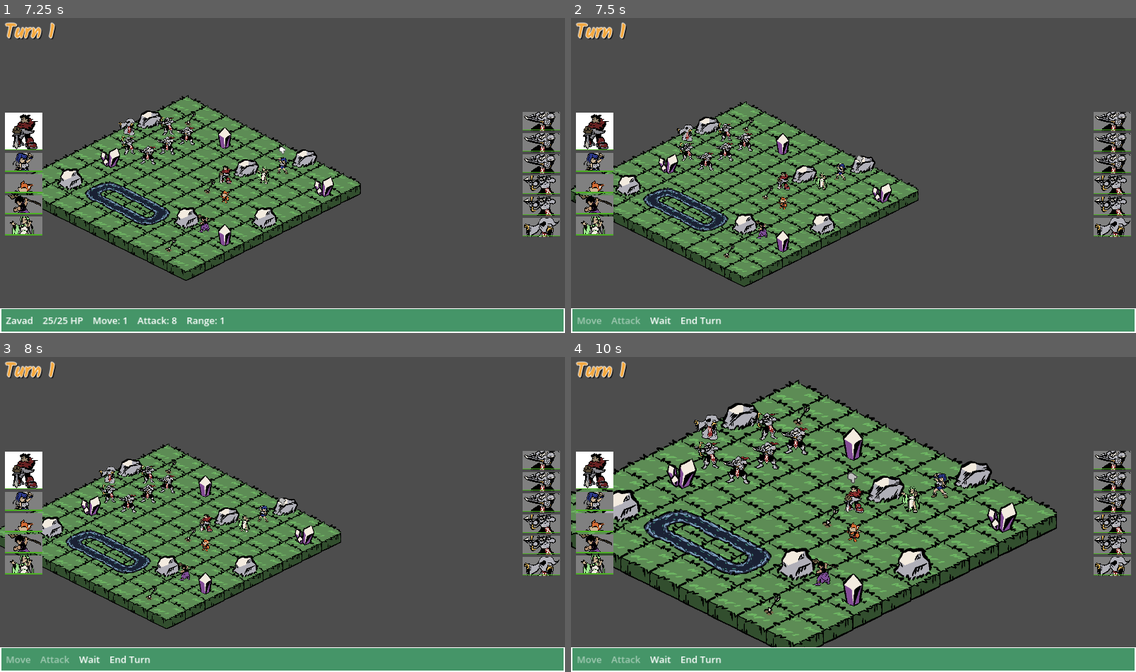
Above: before the commit, frames 1-4 (two rows, left to right).
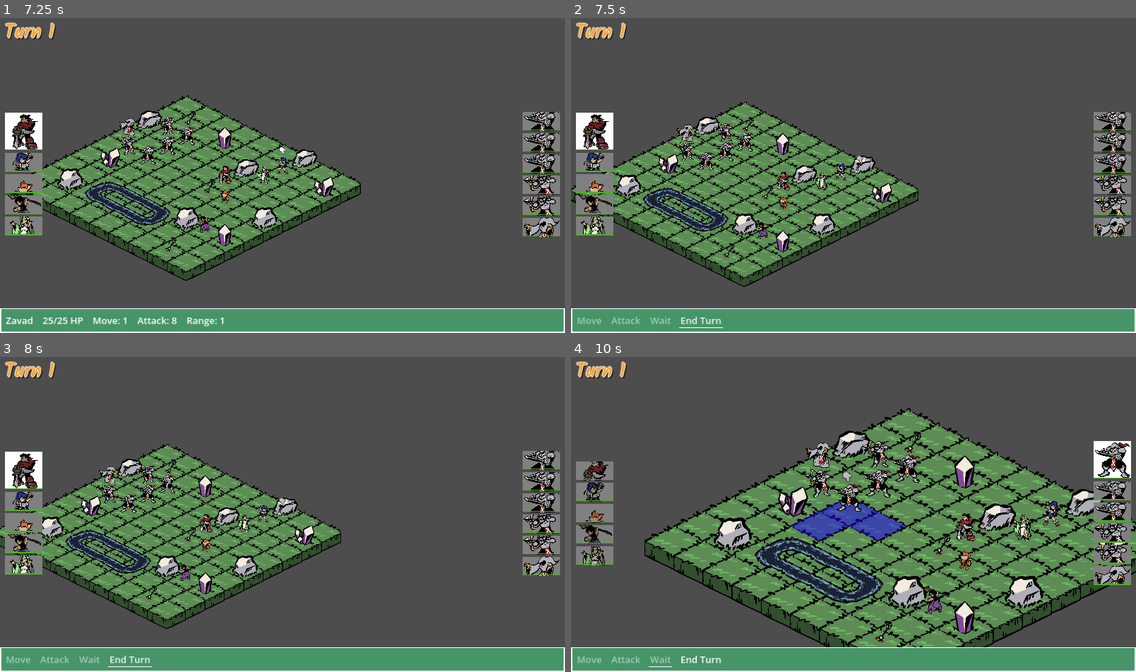
Above: after the commit, the same moments.

Repository: CreatedBySeb/godot-test
Game: Godot game, scene res://scenes/game.tscn
Two runs of this game, one before a commit and one after it. Both use one fixed random seed, a clock stepped at 60 frames per second and the inputs below.
Inputs (mouse positions are in pixels of both pictures, inside the frame that each line leads up to):
- Up to frame 1 (7.25 s): tap Enter (select) at 0.5, 0.6, 1.35, 3.8, 4.55, 5.3, 6.05, 6.6 s; move the mouse to (406, 159) at 0.52 s; hold Right (cursor_right) 0.53-1.28 s; move the mouse to (169, 191) at 1.27 s; hold Down (cursor_down) 1.28-2 s; click "Move" at 2 s; click "Wait" at 2.75 s; tap Space at 3.5 s; move the mouse to (339, 103) at 3.52 s; hold Right (cursor_right) 3.53-4.28 s; tap E (select_next_unit) at 3.6 s; move the mouse to (254, 238) at 4.27 s; hold Up (cursor_up) 4.28-5.03 s; tap Q (select_prev_unit) at 4.35 s; move the mouse to (452, 222) at 5.02 s; hold Left (cursor_left) 5.03-6.53 s; tap Mouse wheel up (zoom_in) at 5.1 s; tap Escape (cancel) at 5.65 s; move the mouse to (113, 125) at 5.77 s; tap Mouse wheel down (zoom_out) at 5.85 s; move the mouse to (310, 175) at 6.52 s; hold Down (cursor_down) from 6.53 s (still down)
- Up to frame 2 (7.5 s): move the mouse to (768, 93) at 7.27 s; release Down (cursor_down) at 7.28 s; hold Right (cursor_right) from 7.28 s (still down); tap Enter (select) at 7.35 s
- Up to frame 3 (8 s): keep holding Right (cursor_right)
- Up to frame 4 (10 s): move the mouse to (977, 498) at 8.02 s; release Right (cursor_right) at 8.03 s; hold Up (cursor_up) 8.03-8.78 s; tap E (select_next_unit) at 8.1 s; tap Enter (select) at 8.3, 9.05, 9.8 s; move the mouse to (740, 530) at 8.77 s; hold Right (cursor_right) 8.78-9.53 s; tap Q (select_prev_unit) at 8.85 s; move the mouse to (910, 442) at 9.52 s; hold Down (cursor_down) from 9.53 s (still down); tap Mouse wheel up (zoom_in) at 9.6 s

Frame 1 is identical in both runs. In frame 2, less than 0.1% of the frame differs, in the area x 14-27%, y 94-99%; in frame 3, less than 0.1%; in frame 4, 48%, in the area x 0-100%, y 7-99%.
Error before the commit: Invalid access to property or key 'unit_class' on a base object of type 'Nil'. (res://scripts/HUD.gd:116)

Commit message:
Fix action menu bug when selecting enemy

Diff:
--- a/scripts/HUD.gd
+++ b/scripts/HUD.gd
@@ -113,8 +113,10 @@
 
 	button_move.disabled = not unit or unit.moved
 	button_attack.disabled = not unit or unit.acted or not unit.can_act
-	button_attack.text = "Heal" if unit.unit_class.can_heal else "Attack"
 	button_wait.disabled = not unit or unit.acted
+
+	if unit:
+		button_attack.text = "Heal" if unit.unit_class.can_heal else "Attack"
 
 	if not unit:
 		button_end_turn.grab_focus()
